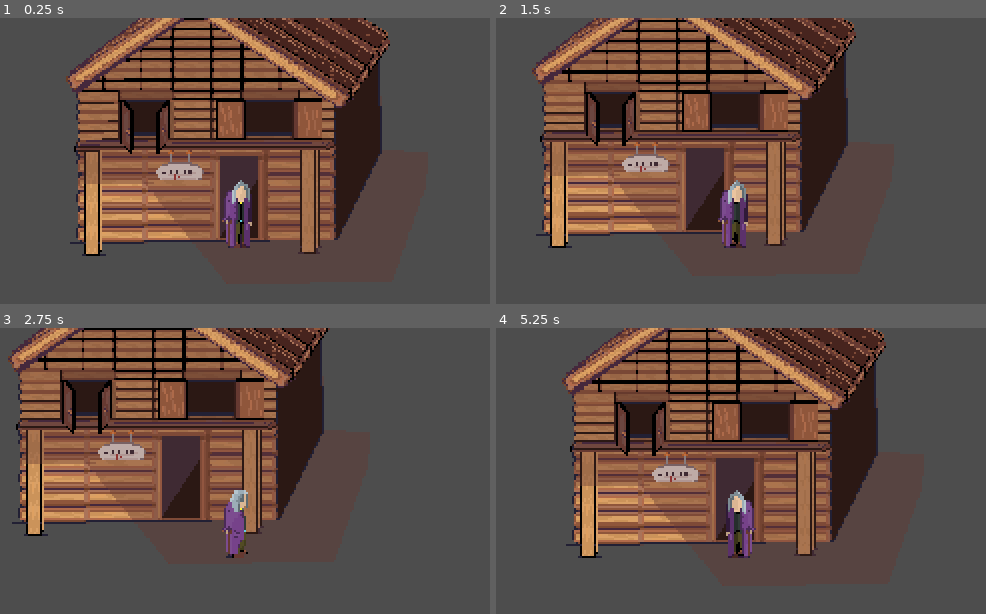
Above: before the commit, frames 1-4 (two rows, left to right).
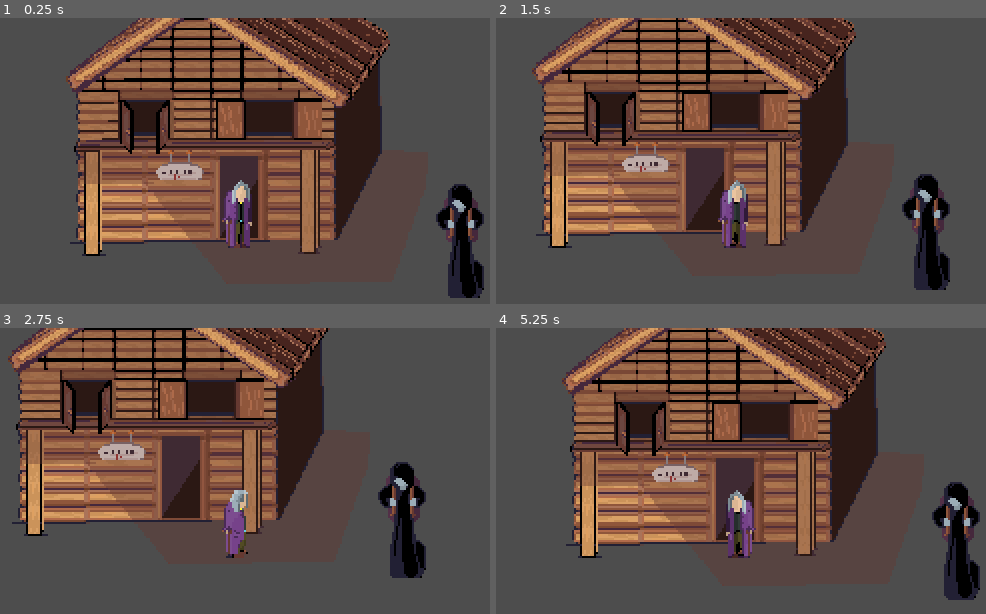
Above: after the commit, the same moments.

Repository: dokoliday/seconde-life
Game: Godot game, scene res://scenes/levels/winter.tscn
Same seed, same stepped clock (60 frames per second), same inputs: the game is played once before the commit and once after it. This scene is started directly instead of the project's main scene.
Inputs:
- Up to frame 1 (0.25 s): no input
- Up to frame 2 (1.5 s): tap Enter (action) at 0.5, 1.35 s; hold Right (walk_right) 0.53-1.28 s; hold Enter (action) 0.53-1.28 s; hold Down (walk_down) from 1.28 s (still down)
- Up to frame 3 (2.75 s): release Down (walk_down) at 2.03 s; hold Right (walk_right) from 2.03 s (still down); hold Enter (action) from 2.03 s (still down)
- Up to frame 4 (5.25 s): release Right (walk_right) at 2.78 s; release Enter (action) at 2.78 s; hold Up (walk_up) 2.78-3.53 s; tap Enter (action) at 2.85, 4.35 s; hold Enter (action) 3.53-4.28 s; hold Left (walk_left) 3.53-5.03 s; hold Down (walk_down) from 5.03 s (still down); hold Enter (action) from 5.03 s (still down)

The runs differ from the first frame. In frame 1, 2.6% of the frame differs, in the area x 88-99%, y 58-98%; in frame 2, 2.6%; in frame 3, 2.6%; in frame 4, 2.7%, in the area x 88-99%, y 53-96%.

Commit message:
add death and combats

Diff:
--- /dev/null
+++ b/scenes/actors/npc/death.tscn
@@ -0,0 +1,267 @@
+[gd_scene load_steps=34 format=3 uid="uid://bm5xs0a32gha5"]
+
+[ext_resource type="Texture2D" uid="uid://drgffbwfqaocj" path="res://assets/death-Sheet.png" id="1_cps2h"]
+[ext_resource type="Script" uid="uid://3ww7knu878jg" path="res://scripts/death.gd" id="1_qmn47"]
+[ext_resource type="Texture2D" uid="uid://c3ejqvcxuhwtq" path="res://assets/death_fire-Sheet.png" id="3_cspd8"]
+
+[sub_resource type="AtlasTexture" id="AtlasTexture_a7v4n"]
+atlas = ExtResource("3_cspd8")
+region = Rect2(0, 0, 64, 64)
+
+[sub_resource type="AtlasTexture" id="AtlasTexture_l7oml"]
+atlas = ExtResource("3_cspd8")
+region = Rect2(64, 0, 64, 64)
+
+[sub_resource type="AtlasTexture" id="AtlasTexture_6xy12"]
+atlas = ExtResource("3_cspd8")
+region = Rect2(128, 0, 64, 64)
+
+[sub_resource type="AtlasTexture" id="AtlasTexture_u1x60"]
+atlas = ExtResource("3_cspd8")
+region = Rect2(192, 0, 64, 64)
+
+[sub_resource type="AtlasTexture" id="AtlasTexture_73k82"]
+atlas = ExtResource("3_cspd8")
+region = Rect2(256, 0, 64, 64)
+
+[sub_resource type="AtlasTexture" id="AtlasTexture_t8bc3"]
+atlas = ExtResource("3_cspd8")
+region = Rect2(320, 0, 64, 64)
+
+[sub_resource type="AtlasTexture" id="AtlasTexture_yxt5o"]
+atlas = ExtResource("3_cspd8")
+region = Rect2(384, 0, 64, 64)
+
+[sub_resource type="AtlasTexture" id="AtlasTexture_npyks"]
+atlas = ExtResource("3_cspd8")
+region = Rect2(448, 0, 64, 64)
+
+[sub_resource type="SpriteFrames" id="SpriteFrames_qmn47"]
+animations = [{
+"frames": [{
+"duration": 1.0,
+"texture": SubResource("AtlasTexture_a7v4n")
+}, {
+"duration": 1.0,
+"texture": SubResource("AtlasTexture_l7oml")
+}, {
+"duration": 1.0,
+"texture": SubResource("AtlasTexture_6xy12")
+}, {
+"duration": 1.0,
+"texture": SubResource("AtlasTexture_u1x60")
+}, {
+"duration": 1.0,
+"texture": SubResource("AtlasTexture_73k82")
+}, {
+"duration": 1.0,
+"texture": SubResource("AtlasTexture_t8bc3")
+}, {
+"duration": 1.0,
+"texture": SubResource("AtlasTexture_yxt5o")
+}, {
+"duration": 1.0,
+"texture": SubResource("AtlasTexture_npyks")
+}],
+"loop": true,
+"name": &"default",
+"speed": 5.0
+}]
+
+[sub_resource type="AtlasTexture" id="AtlasTexture_afjmb"]
+atlas = ExtResource("1_cps2h")
+region = Rect2(0, 0, 64, 64)
+
+[sub_resource type="AtlasTexture" id="AtlasTexture_dgqwx"]
+atlas = ExtResource("1_cps2h")
+region = Rect2(64, 0, 64, 64)
+
+[sub_resource type="AtlasTexture" id="AtlasTexture_qmn47"]
+atlas = ExtResource("1_cps2h")
+region = Rect2(320, 0, 64, 64)
+
+[sub_resource type="AtlasTexture" id="AtlasTexture_cspd8"]
+atlas = ExtResource("1_cps2h")
+region = Rect2(384, 0, 64, 64)
+
+[sub_resource type="AtlasTexture" id="AtlasTexture_37tgf"]
+atlas = ExtResource("1_cps2h")
+region = Rect2(704, 0, 64, 64)
+
+[sub_resource type="AtlasTexture" id="AtlasTexture_v6m4o"]
+atlas = ExtResource("1_cps2h")
+region = Rect2(768, 0, 64, 64)
+
+[sub_resource type="AtlasTexture" id="AtlasTexture_bnt40"]
+atlas = ExtResource("1_cps2h")
+region = Rect2(64, 0, 64, 64)
+
+[sub_resource type="AtlasTexture" id="AtlasTexture_3af5x"]
+atlas = ExtResource("1_cps2h")
+region = Rect2(128, 0, 64, 64)
+
+[sub_resource type="AtlasTexture" id="AtlasTexture_1spqt"]
+atlas = ExtResource("1_cps2h")
+region = Rect2(0, 0, 64, 64)
+
+[sub_resource type="AtlasTexture" id="AtlasTexture_lmdcx"]
+atlas = ExtResource("1_cps2h")
+region = Rect2(256, 0, 64, 64)
+
+[sub_resource type="AtlasTexture" id="AtlasTexture_hfjed"]
+atlas = ExtResource("1_cps2h")
+region = Rect2(768, 0, 64, 64)
+
+[sub_resource type="AtlasTexture" id="AtlasTexture_he7a8"]
+atlas = ExtResource("1_cps2h")
+region = Rect2(832, 0, 64, 64)
+
+[sub_resource type="AtlasTexture" id="AtlasTexture_d30qc"]
+atlas = ExtResource("1_cps2h")
+region = Rect2(704, 0, 64, 64)
+
+[sub_resource type="AtlasTexture" id="AtlasTexture_5yjoa"]
+atlas = ExtResource("1_cps2h")
+region = Rect2(896, 0, 64, 64)
+
+[sub_resource type="AtlasTexture" id="AtlasTexture_nxvy7"]
+atlas = ExtResource("1_cps2h")
+region = Rect2(448, 0, 64, 64)
+
+[sub_resource type="AtlasTexture" id="AtlasTexture_c45lx"]
+atlas = ExtResource("1_cps2h")
+region = Rect2(512, 0, 64, 64)
+
+[sub_resource type="AtlasTexture" id="AtlasTexture_cacsa"]
+atlas = ExtResource("1_cps2h")
+region = Rect2(576, 0, 64, 64)
+
+[sub_resource type="AtlasTexture" id="AtlasTexture_l3efj"]
+atlas = ExtResource("1_cps2h")
+region = Rect2(640, 0, 64, 64)
+
+[sub_resource type="SpriteFrames" id="SpriteFrames_a7v4n"]
+animations = [{
+"frames": [{
+"duration": 1.0,
+"texture": SubResource("AtlasTexture_afjmb")
+}, {
+"duration": 1.0,
+"texture": SubResource("AtlasTexture_dgqwx")
+}],
+"loop": true,
+"name": &"defaut",
+"speed": 3.0
+}, {
+"frames": [{
+"duration": 1.0,
+"texture": SubResource("AtlasTexture_qmn47")
+}, {
+"duration": 1.0,
+"texture": SubResource("AtlasTexture_cspd8")
+}],
+"loop": true,
+"name": &"stationary_back",
+"speed": 3.0
+}, {
+"frames": [{
+"duration": 1.0,
+"texture": SubResource("AtlasTexture_37tgf")
+}, {
+"duration": 1.0,
+"texture": SubResource("AtlasTexture_v6m4o")
+}],
+"loop": true,
+"name": &"stationary_right",
+"speed": 3.0
+}, {
+"frames": [{
+"duration": 1.0,
+"texture": SubResource("AtlasTexture_bnt40")
+}, {
+"duration": 1.0,
+"texture": SubResource("AtlasTexture_3af5x")
+}, {
+"duration": 1.0,
+"texture": SubResource("AtlasTexture_1spqt")
+}, {
+"duration": 1.0,
+"texture": SubResource("AtlasTexture_lmdcx")
+}],
+"loop": true,
+"name": &"walk_down",
+"speed": 4.0
+}, {
+"frames": [{
+"duration": 1.0,
+"texture": SubResource("AtlasTexture_hfjed")
+}, {
+"duration": 1.0,
+"texture": SubResource("AtlasTexture_he7a8")
+}, {
+"duration": 1.0,
+"texture": SubResource("AtlasTexture_d30qc")
+}, {
+"duration": 1.0,
+"texture": SubResource("AtlasTexture_5yjoa")
+}],
+"loop": true,
+"name": &"walk_right",
+"speed": 5.0
+}, {
+"frames": [{
+"duration": 1.0,
+"texture": SubResource("AtlasTexture_nxvy7")
+}, {
+"duration": 1.0,
+"texture": SubResource("AtlasTexture_c45lx")
+}, {
+"duration": 1.0,
+"texture": SubResource("AtlasTexture_cacsa")
+}, {
+"duration": 1.0,
+"texture": SubResource("AtlasTexture_l3efj")
+}],
+"loop": true,
+"name": &"walk_up",
+"speed": 5.0
+}]
+
+[sub_resource type="RectangleShape2D" id="RectangleShape2D_l7oml"]
+size = Vector2(33, 22)
+
+[sub_resource type="CircleShape2D" id="CircleShape2D_6xy12"]
+radius = 43.32436
+
+[node name="Death" type="CharacterBody2D"]
+script = ExtResource("1_qmn47")
+
+[node name="AnimatedSprite2D2" type="AnimatedSprite2D" parent="."]
+visible = false
+modulate = Color(0.8235294, 0.7490196, 0.9529412, 0.5372549)
+position = Vector2(1.0000005, -4.999999)
+scale = Vector2(1.4375, 1.40625)
+sprite_frames = SubResource("SpriteFrames_qmn47")
+frame_progress = 0.24717171
+
+[node name="AnimatedSprite2D" type="AnimatedSprite2D" parent="."]
+sprite_frames = SubResource("SpriteFrames_a7v4n")
+animation = &"defaut"
+autoplay = "defaut"
+frame_progress = 0.03900031
+
+[node name="CollisionShape2D" type="CollisionShape2D" parent="."]
+position = Vector2(1.5, 18)
+shape = SubResource("RectangleShape2D_l7oml")
+
+[node name="Area2D" type="Area2D" parent="."]
+
+[node name="CollisionShape2D" type="CollisionShape2D" parent="Area2D"]
+modulate = Color(1, 1, 1, 0.5294118)
+position = Vector2(-1, -3)
+shape = SubResource("CircleShape2D_6xy12")
+debug_color = Color(0.9465478, 0.17848805, 0.38568267, 0.41960785)
+
+[connection signal="body_entered" from="Area2D" to="." method="_on_area_2d_body_entered"]
+[connection signal="body_exited" from="Area2D" to="." method="_on_area_2d_body_exited"]
+[connection signal="child_exiting_tree" from="Area2D/CollisionShape2D" to="." method="_on_collision_shape_2d_child_exiting_tree"]
--- a/scenes/actors/player/player.tscn
+++ b/scenes/actors/player/player.tscn
@@ -1,9 +1,22 @@
-[gd_scene load_steps=33 format=3 uid="uid://b5b0gwy6fdmkq"]
+[gd_scene load_steps=37 format=3 uid="uid://b5b0gwy6fdmkq"]
 
 [ext_resource type="Script" uid="uid://d2w8nb3pd5rf2" path="res://scripts/player.gd" id="1_g2els"]
-[ext_resource type="Texture2D" uid="uid://blafdfcafg7nq" path="res://assets/girl_spring-Sheet.png" id="2_oj104"]
-[ext_resource type="Texture2D" uid="uid://bcx8awgsliwgb" path="res://assets/winter_player.png" id="3_mpktj"]
+[ext_resource type="Texture2D" uid="uid://cvm5d4nwegy74" path="res://assets/girl_spring-Sheet.png" id="2_oj104"]
+[ext_resource type="Texture2D" uid="uid://bu6jdd2w3udin" path="res://assets/combat-Sheet.png" id="2_yg5k4"]
+[ext_resource type="Texture2D" uid="uid://cqk4cunxikjfk" path="res://assets/winter_player.png" id="3_mpktj"]
 [ext_resource type="PackedScene" uid="uid://c0s27ipr84dfn" path="res://scenes/UI/dialog.tscn" id="5_qlg0r"]
+
+[sub_resource type="AtlasTexture" id="AtlasTexture_e5w6i"]
+atlas = ExtResource("2_yg5k4")
+region = Rect2(0, 0, 64, 64)
+
+[sub_resource type="AtlasTexture" id="AtlasTexture_t1vny"]
+atlas = ExtResource("2_yg5k4")
+region = Rect2(64, 0, 64, 64)
+
+[sub_resource type="AtlasTexture" id="AtlasTexture_0e3lr"]
+atlas = ExtResource("2_yg5k4")
+region = Rect2(128, 0, 64, 64)
 
 [sub_resource type="AtlasTexture" id="AtlasTexture_oj104"]
 atlas = ExtResource("2_oj104")
@@ -111,6 +124,20 @@
 
 [sub_resource type="SpriteFrames" id="SpriteFrames_qlg0r"]
 animations = [{
+"frames": [{
+"duration": 1.0,
+"texture": SubResource("AtlasTexture_e5w6i")
+}, {
+"duration": 1.0,
+"texture": SubResource("AtlasTexture_t1vny")
+}, {
+"duration": 1.0,
+"texture": SubResource("AtlasTexture_0e3lr")
+}],
+"loop": true,
+"name": &"combat",
+"speed": 5.0
+}, {
 "frames": [{
 "duration": 1.0,
 "texture": SubResource("AtlasTexture_oj104")
@@ -250,8 +277,8 @@
 position = Vector2(-13, -32)
 scale = Vector2(1.203125, 1.203125)
 sprite_frames = SubResource("SpriteFrames_qlg0r")
-animation = &"walk_right_winter"
-frame_progress = 0.707651
+animation = &"combat"
+autoplay = "combat"
 
 [node name="CollisionShape2D" type="CollisionShape2D" parent="."]
 position = Vector2(-12.875, -7)
--- /dev/null
+++ b/scenes/levels/combat.tscn
@@ -0,0 +1,167 @@
+[gd_scene load_steps=21 format=3 uid="uid://4ligsl7htqs2"]
+
+[ext_resource type="Script" uid="uid://dkuhspm1pjnod" path="res://scripts/combat.gd" id="1_f8fhw"]
+[ext_resource type="Texture2D" uid="uid://bu6jdd2w3udin" path="res://assets/combat-Sheet.png" id="2_f8fhw"]
+[ext_resource type="Texture2D" uid="uid://c3ejqvcxuhwtq" path="res://assets/death_fire-Sheet.png" id="2_raufl"]
+[ext_resource type="Texture2D" uid="uid://drgffbwfqaocj" path="res://assets/death-Sheet.png" id="3_raufl"]
+
+[sub_resource type="AtlasTexture" id="AtlasTexture_vk51m"]
+atlas = ExtResource("2_raufl")
+region = Rect2(0, 0, 64, 64)
+
+[sub_resource type="AtlasTexture" id="AtlasTexture_o67b6"]
+atlas = ExtResource("2_raufl")
+region = Rect2(64, 0, 64, 64)
+
+[sub_resource type="AtlasTexture" id="AtlasTexture_tvnl7"]
+atlas = ExtResource("2_raufl")
+region = Rect2(128, 0, 64, 64)
+
+[sub_resource type="AtlasTexture" id="AtlasTexture_mgft0"]
+atlas = ExtResource("2_raufl")
+region = Rect2(192, 0, 64, 64)
+
+[sub_resource type="AtlasTexture" id="AtlasTexture_vuvxn"]
+atlas = ExtResource("2_raufl")
+region = Rect2(256, 0, 64, 64)
+
+[sub_resource type="AtlasTexture" id="AtlasTexture_y1ghl"]
+atlas = ExtResource("2_raufl")
+region = Rect2(320, 0, 64, 64)
+
+[sub_resource type="AtlasTexture" id="AtlasTexture_i4ml6"]
+atlas = ExtResource("2_raufl")
+region = Rect2(384, 0, 64, 64)
+
+[sub_resource type="AtlasTexture" id="AtlasTexture_y3uoq"]
+atlas = ExtResource("2_raufl")
+region = Rect2(448, 0, 64, 64)
+
+[sub_resource type="SpriteFrames" id="SpriteFrames_jy67q"]
+animations = [{
+"frames": [{
+"duration": 1.0,
+"texture": SubResource("AtlasTexture_vk51m")
+}, {
+"duration": 1.0,
+"texture": SubResource("AtlasTexture_o67b6")
+}, {
+"duration": 1.0,
+"texture": SubResource("AtlasTexture_tvnl7")
+}, {
+"duration": 1.0,
+"texture": SubResource("AtlasTexture_mgft0")
+}, {
+"duration": 1.0,
+"texture": SubResource("AtlasTexture_vuvxn")
+}, {
+"duration": 1.0,
+"texture": SubResource("AtlasTexture_y1ghl")
+}, {
+"duration": 1.0,
+"texture": SubResource("AtlasTexture_i4ml6")
+}, {
+"duration": 1.0,
+"texture": SubResource("AtlasTexture_y3uoq")
+}],
+"loop": true,
+"name": &"fire",
+"speed": 5.0
+}]
+
+[sub_resource type="AtlasTexture" id="AtlasTexture_raufl"]
+atlas = ExtResource("3_raufl")
+region = Rect2(704, 0, 64, 64)
+
+[sub_resource type="AtlasTexture" id="AtlasTexture_lxv1m"]
+atlas = ExtResource("3_raufl")
+region = Rect2(768, 0, 64, 64)
+
+[sub_resource type="SpriteFrames" id="SpriteFrames_o67b6"]
+animations = [{
+"frames": [{
+"duration": 1.0,
+"texture": SubResource("AtlasTexture_raufl")
+}, {
+"duration": 1.0,
+"texture": SubResource("AtlasTexture_lxv1m")
+}],
+"loop": true,
+"name": &"combat",
+"speed": 3.0
+}]
+
+[sub_resource type="AtlasTexture" id="AtlasTexture_5vciv"]
+atlas = ExtResource("2_f8fhw")
+region = Rect2(0, 0, 64, 64)
+
+[sub_resource type="AtlasTexture" id="AtlasTexture_yxrlt"]
+atlas = ExtResource("2_f8fhw")
+region = Rect2(64, 0, 64, 64)
+
+[sub_resource type="AtlasTexture" id="AtlasTexture_sj3cb"]
+atlas = ExtResource("2_f8fhw")
+region = Rect2(128, 0, 64, 64)
+
+[sub_resource type="SpriteFrames" id="SpriteFrames_vk51m"]
+animations = [{
+"frames": [{
+"duration": 1.0,
+"texture": SubResource("AtlasTexture_5vciv")
+}, {
+"duration": 1.0,
+"texture": SubResource("AtlasTexture_yxrlt")
+}, {
+"duration": 1.0,
+"texture": SubResource("AtlasTexture_sj3cb")
+}],
+"loop": true,
+"name": &"combat",
+"speed": 3.0
+}]
+
+[node name="Combat" type="Node2D"]
+script = ExtResource("1_f8fhw")
+
+[node name="Ennemy" type="Node2D" parent="."]
+
+[node name="Fire" type="AnimatedSprite2D" parent="Ennemy"]
+modulate = Color(1, 1, 1, 0.44705883)
+position = Vector2(1241, 427.5)
+scale = Vector2(12.8125, 13.859374)
+sprite_frames = SubResource("SpriteFrames_jy67q")
+animation = &"fire"
+autoplay = "fire"
+
+[node name="Death" type="AnimatedSprite2D" parent="Ennemy"]
+position = Vector2(1238, 475.43753)
+scale = Vector2(11.34375, 9.080078)
+sprite_frames = SubResource("SpriteFrames_o67b6")
+animation = &"combat"
+autoplay = "combat"
+
+[node name="Player" type="AnimatedSprite2D" parent="."]
+position = Vector2(324.00003, 497)
+scale = Vector2(6.5, 6.351562)
+sprite_frames = SubResource("SpriteFrames_vk51m")
+animation = &"combat"
+autoplay = "combat"
+
+[node name="Camera2D" type="Camera2D" parent="."]
+position = Vector2(800, 450)
+
+[node name="CanvasLayer" type="CanvasLayer" parent="."]
+
+[node name="Panel" type="Panel" parent="CanvasLayer"]
+offset_left = 24.0
+offset_top = 589.0
+offset_right = 1574.0
+offset_bottom = 845.0
+
+[node name="MenuButton" type="MenuButton" parent="CanvasLayer"]
+offset_left = 78.0
+offset_top = 616.0
+offset_right = 244.0
+offset_bottom = 767.0
+text = "attac
+k"
--- a/scenes/levels/winter.tscn
+++ b/scenes/levels/winter.tscn
@@ -1,14 +1,57 @@
-[gd_scene load_steps=5 format=3 uid="uid://du1s3utcrxoy8"]
+[gd_scene load_steps=9 format=3 uid="uid://du1s3utcrxoy8"]
 
 [ext_resource type="PackedScene" uid="uid://b5b0gwy6fdmkq" path="res://scenes/actors/player/player.tscn" id="1_d66ub"]
 [ext_resource type="Script" uid="uid://0h65c7tray8y" path="res://scripts/winter.gd" id="1_ywv5w"]
-[ext_resource type="Texture2D" uid="uid://duwg0bwqfnj1o" path="res://assets/house.png" id="2_36w1f"]
+[ext_resource type="Texture2D" uid="uid://d1glrmtav4e2g" path="res://assets/house.png" id="2_36w1f"]
+[ext_resource type="PackedScene" uid="uid://bm5xs0a32gha5" path="res://scenes/actors/npc/death.tscn" id="4_m77dg"]
+
+[sub_resource type="Animation" id="Animation_381ln"]
+length = 0.001
+tracks/0/type = "value"
+tracks/0/imported = false
+tracks/0/enabled = true
+tracks/0/path = NodePath("ColorRect:color")
+tracks/0/interp = 1
+tracks/0/loop_wrap = true
+tracks/0/keys = {
+"times": PackedFloat32Array(0),
+"transitions": PackedFloat32Array(1),
+"update": 0,
+"values": [Color(0, 0, 0, 0)]
+}
+
+[sub_resource type="Animation" id="Animation_bsb6g"]
+resource_name = "fade_out"
+tracks/0/type = "value"
+tracks/0/imported = false
+tracks/0/enabled = true
+tracks/0/path = NodePath("ColorRect:color")
+tracks/0/interp = 1
+tracks/0/loop_wrap = true
+tracks/0/keys = {
+"times": PackedFloat32Array(-0.16666667, 1),
+"transitions": PackedFloat32Array(1, 1),
+"update": 0,
+"values": [Color(0, 0, 0, 0), Color(0, 0, 0, 0.99607843)]
+}
+
+[sub_resource type="AnimationLibrary" id="AnimationLibrary_erssn"]
+_data = {
+&"RESET": SubResource("Animation_381ln"),
+&"fade_out": SubResource("Animation_bsb6g")
+}
 
 [sub_resource type="RectangleShape2D" id="RectangleShape2D_ywv5w"]
 size = Vector2(259, 166.75)
 
 [node name="Winter" type="Node2D"]
+y_sort_enabled = true
 script = ExtResource("1_ywv5w")
+
+[node name="AnimationPlayer" type="AnimationPlayer" parent="."]
+libraries = {
+&"": SubResource("AnimationLibrary_erssn")
+}
 
 [node name="StaticBody2D" type="StaticBody2D" parent="."]
 
@@ -22,4 +65,21 @@
 shape = SubResource("RectangleShape2D_ywv5w")
 
 [node name="Player" parent="." instance=ExtResource("1_d66ub")]
+y_sort_enabled = true
 position = Vector2(946, 559)
+
+[node name="Death" parent="." instance=ExtResource("4_m77dg")]
+y_sort_enabled = true
+position = Vector2(1153, 557)
+scale = Vector2(2, 2)
+
+[node name="ColorRect" type="ColorRect" parent="."]
+z_index = 5
+offset_left = 39.0
+offset_top = -84.0
+offset_right = 1670.0
+offset_bottom = 854.0
+color = Color(0, 0, 0, 0)
+
+[connection signal="animation_finished" from="AnimationPlayer" to="." method="_on_animation_player_animation_finished"]
+[connection signal="start_fight" from="Death" to="." method="_on_death_start_fight"]
--- /dev/null
+++ b/scripts/combat.gd
@@ -0,0 +1,24 @@
+extends Node2D
+@onready var death: AnimatedSprite2D = $Ennemy/Death
+@onready var camera_2d: Camera2D = $Camera2D
+
+func _ready() -> void:
+	death.flip_h = true
+
+var shake_intensity = 12.0
+var shake_duration = 0.2
+
+func _process(delta: float) -> void:
+	if Input.is_action_just_pressed("action"):
+		start_shake()
+
+func start_shake():
+	var tween = create_tween()
+
+	for i in range(10):
+		var random_offset = Vector2(
+			randf_range(-1, 1) * shake_intensity,
+			randf_range(-1, 1) * shake_intensity
+			)
+		tween.tween_property(camera_2d, "offset", random_offset, shake_duration / 20)
+		tween.tween_property(camera_2d, "offset", Vector2.ZERO, shake_duration / 5)
--- /dev/null
+++ b/scripts/death.gd
@@ -0,0 +1,25 @@
+extends CharacterBody2D
+
+@onready var animated_sprite_2d_2: AnimatedSprite2D = $AnimatedSprite2D2
+var should_fight:bool = false
+signal start_fight
+
+func _process(_delta:float):
+	emit_start_fight()
+
+func _on_area_2d_body_entered(body: Node2D) -> void:
+	if body.name =='Player':
+		animated_sprite_2d_2.visible = true
+		animated_sprite_2d_2.play("default")
+		should_fight = true
+
+
+func _on_area_2d_body_exited(body: Node2D) -> void:
+	if body.name =='Player':
+		animated_sprite_2d_2.visible = false
+		animated_sprite_2d_2.stop()
+		should_fight = false
+
+func emit_start_fight():
+	if Input.is_action_pressed("action") and should_fight:
+		start_fight.emit()
--- a/scripts/dialog.gd
+++ b/scripts/dialog.gd
@@ -5,7 +5,7 @@
 @onready var dialogs: CanvasLayer = $"."
 @onready var button: Button = $Button
 
-const DIALOG_MUM_SPRING = preload("uid://dhlk6fryj6snp")
+const DIALOG_MUM_SPRING = preload("uid://c8figji66hdun")
 
 var DIALOGS = {} # Utilise `load` au lieu de `preload` pour charger dynamiquement
 var index = 0  # Commence à 0 pour accéder au premier élément
--- a/scripts/player.gd
+++ b/scripts/player.gd
@@ -13,7 +13,6 @@
 	screen_size = get_viewport_rect().size
 	if get_tree().current_scene.name != 'Hub':
 		current_level_name = get_tree().current_scene.name
-		print(current_level_name)
 
 func _process(delta):
 	var velocity = Vector2.ZERO
--- a/scripts/winter.gd
+++ b/scripts/winter.gd
@@ -2,6 +2,7 @@
 
 @onready var camera = $Player/Camera2D
 @onready var player: CharacterBody2D = $Player
+@onready var animation_player: AnimationPlayer = $AnimationPlayer
 
 func _ready() -> void:
 	camera.zoom = Vector2(2, 2)
@@ -10,3 +11,12 @@
 	camera.limit_bottom=870
 	camera.limit_top=53
 	player.speed = 40
+
+func _on_death_start_fight() -> void:
+	animation_player.play("fade_out")
+
+
+func _on_animation_player_animation_finished(anim_name: StringName) -> void:
+	if anim_name == "fade_out":
+		get_tree().change_scene_to_file("res://scenes/levels/combat.tscn"
+	)
Not shown, changed: assets/action_icon-Sheet.png.import
Not shown, changed: assets/automn_stationary.png.import
Not shown, changed: assets/blue_door.png.import
Not shown, changed: assets/cat-Sheet.png.import
Binary file added: assets/combat-Sheet.png
Not shown, changed: assets/combat-Sheet.png.import
Binary file added: assets/death-Sheet.png
Not shown, added: assets/death-Sheet.png.import
Binary file added: assets/death_fire-Sheet.png
Not shown, added: assets/death_fire-Sheet.png.import
Not shown, changed: assets/doort.png.import
Not shown, changed: assets/girl_spring-Sheet.png.import
(and 17 more such lines)
